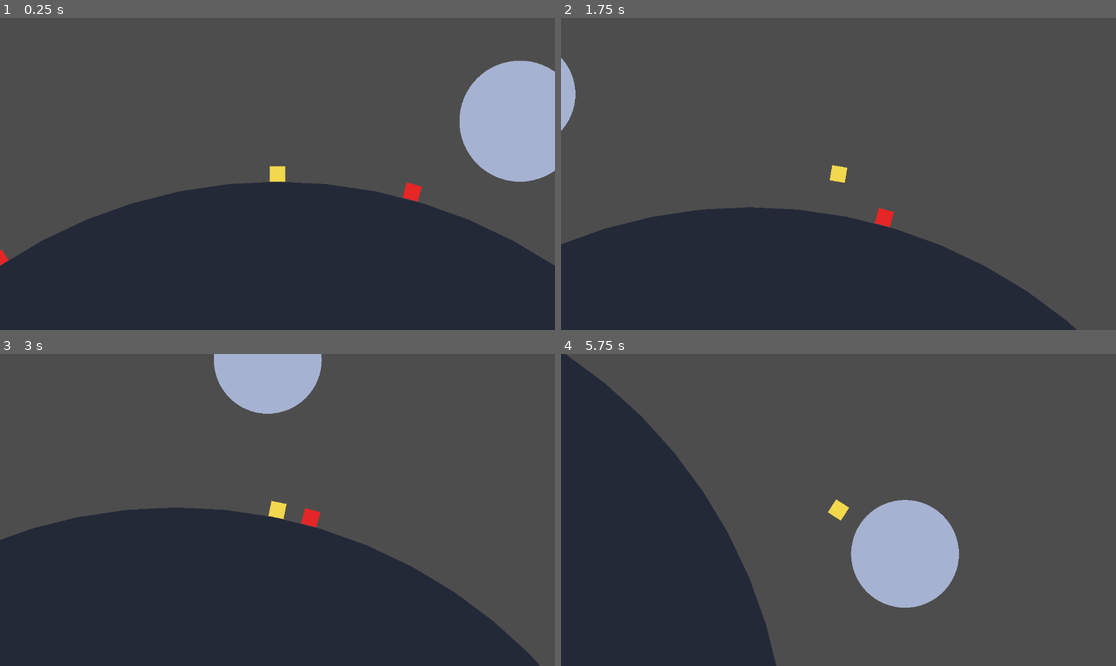
Above: before the commit, frames 1-4 (two rows, left to right).
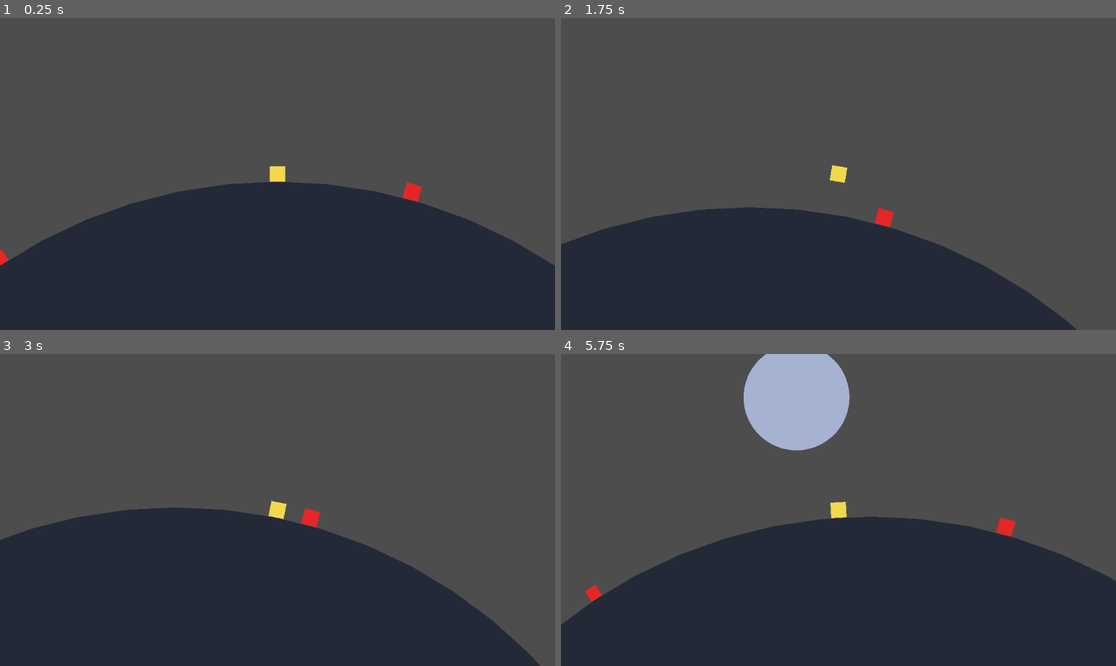
Above: after the commit, the same moments.

Repository: nikita-leonov/gravity
Game: Godot game, scene res://scenes/main.tscn
Same seed, same stepped clock (60 frames per second), same inputs: the game is played once before the commit and once after it.
Inputs:
- Up to frame 1 (0.25 s): no input
- Up to frame 2 (1.75 s): tap Enter (ui_accept) at 0.5, 0.77, 1.52 s; hold Right (ui_right) 0.53-1.28 s; hold Left (ui_left) from 1.28 s (still down)
- Up to frame 3 (3 s): release Left (ui_left) at 2.03 s; hold Right (ui_right) from 2.03 s (still down)
- Up to frame 4 (5.75 s): tap Enter (ui_accept) at 3.02, 3.77, 4.52 s; release Right (ui_right) at 3.53 s; hold Left (ui_left) from 3.53 s (still down)

The runs differ from the first frame. In frame 1, 5.7% of the frame differs, in the area x 82-100%, y 13-53%; in frame 2, 0.4%; in frame 3, 3.0%; in frame 4, 48%, in the area x 0-100%, y 0-100%.

Commit message:
Enforce satellite spacing by jump height

Diff:
--- a/scripts/main.gd
+++ b/scripts/main.gd
@@ -93,13 +93,26 @@
 	var max_size = max(satellite_radius_range.x, satellite_radius_range.y)
 	var min_speed = min(satellite_orbit_speed_range.x, satellite_orbit_speed_range.y)
 	var max_speed = max(satellite_orbit_speed_range.x, satellite_orbit_speed_range.y)
+	var jump_height = 0.0
+	if player != null and player.gravity_strength > 0.0:
+		jump_height = (player.jump_speed * player.jump_speed) / (2.0 * player.gravity_strength)
+	var min_surface_gap = jump_height * 1.5
+	var previous_orbit_radius = 0.0
+	var previous_size = 0.0
 
 	for i in range(count):
 		var satellite = satellite_scene.instantiate()
 		satellites.add_child(satellite)
 
-		var orbit_radius = radius + satellite_orbit_offset + float(i) * satellite_orbit_gap
 		var size = rng.randf_range(min_size, max_size)
+		var desired_orbit_radius = radius + satellite_orbit_offset + float(i) * satellite_orbit_gap
+		var orbit_radius = desired_orbit_radius
+		if i == 0:
+			var min_orbit_radius = radius + size + min_surface_gap
+			orbit_radius = max(orbit_radius, min_orbit_radius)
+		else:
+			var min_orbit_radius = previous_orbit_radius + previous_size + size + min_surface_gap
+			orbit_radius = max(orbit_radius, min_orbit_radius)
 		var angle = rng.randf_range(0.0, TAU)
 		var speed = rng.randf_range(min_speed, max_speed)
 		if rng.randf() < 0.5:
@@ -108,3 +121,6 @@
 
 		if satellite.has_method("setup"):
 			satellite.call("setup", center, orbit_radius, angle, speed, size, is_primary)
+
+		previous_orbit_radius = orbit_radius
+		previous_size = size
